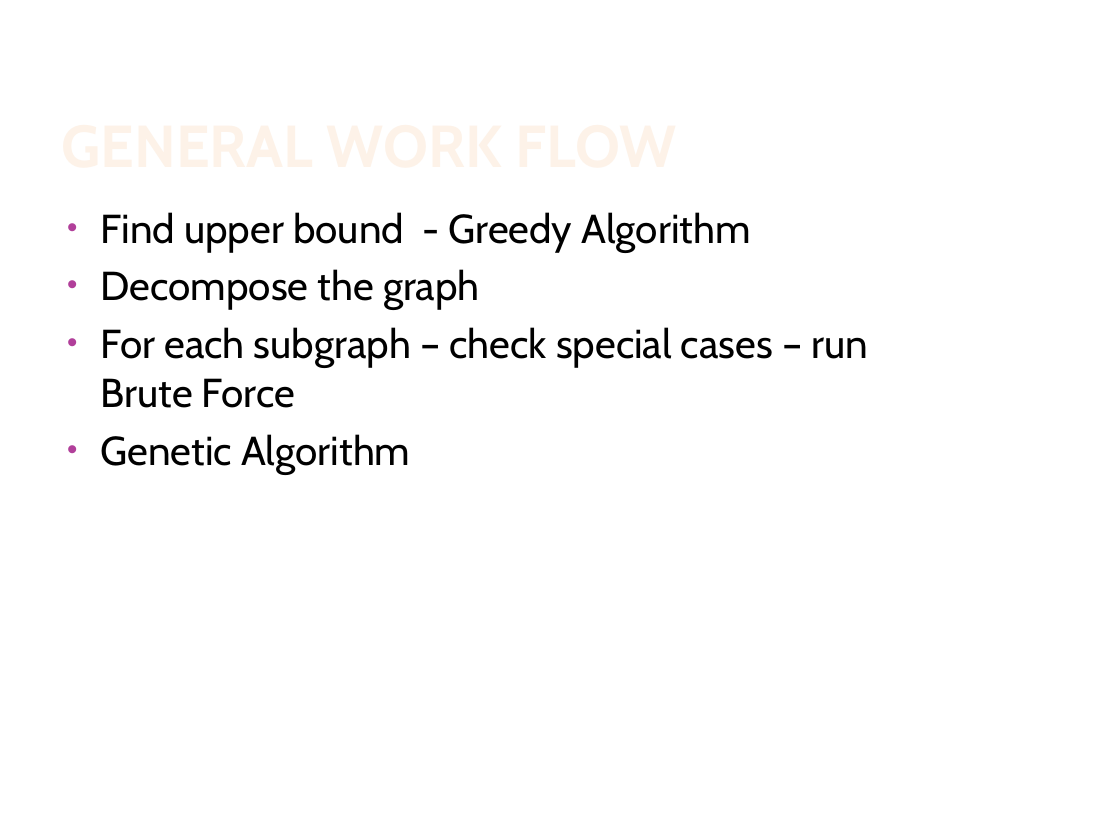
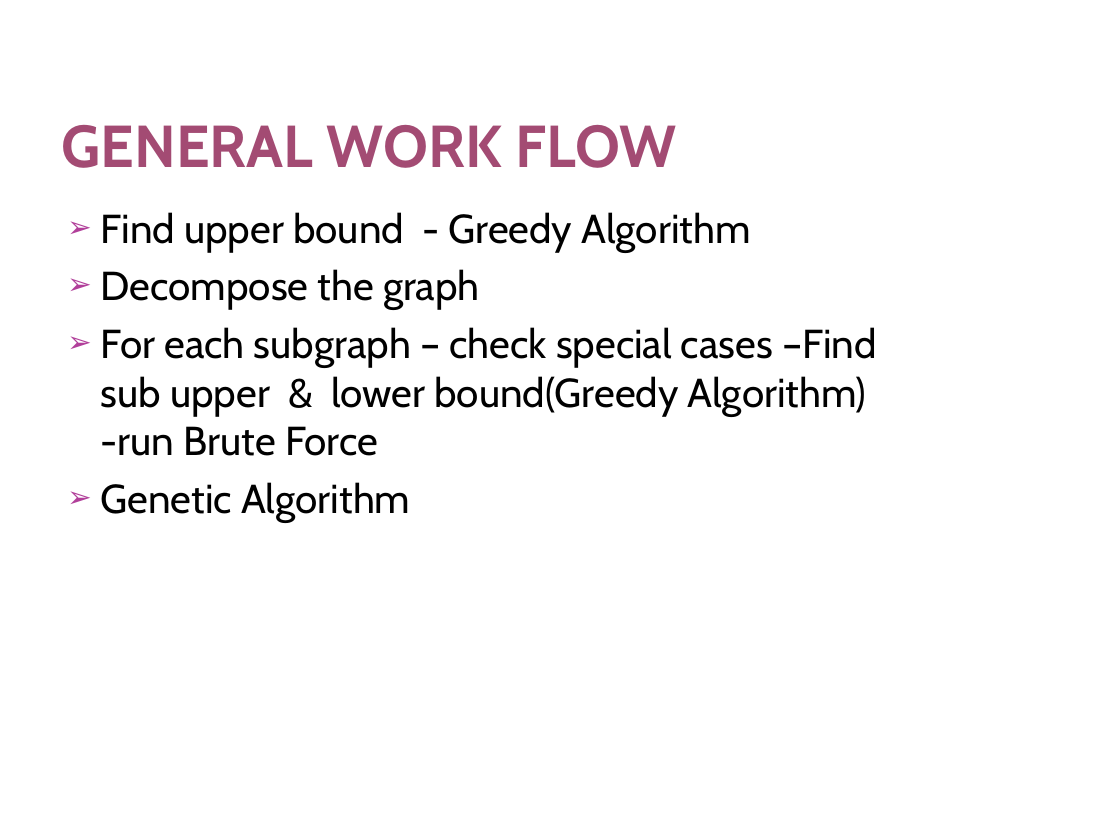
Before and after one commit to diagnoza/develop-, a slide deck: slide 5 of Project1-1/Phase3/Presentation-Phase3.pptx. Drawn at 1120x840 pixels with LibreOffice and Linux fonts; fonts in the diff are those of the drawing; background and template pictures are left out. Boxes give left, top, right and bottom in pixels: in the first picture for what was removed or moved away, otherwise in the second. Text is boxed around its words. In the diff, an @@ line names an element or a change of style, - is before the commit and + after.

```diff
--- a/Project1-1/Phase3/Presentation-Phase3.pptx
+++ b/Project1-1/Phase3/Presentation-Phase3.pptx
@@ title "GENERAL WORK FLOW" at bbox=[62, 125, 676, 168]: text colour gradient #FEF7F1 to #FEF3E8 to #FBCF9C to #F9B94C to #A34B73 @@
@@ text at bbox=[101, 212, 750, 523]: bullet • to ➢ @@
@@ text at bbox=[101, 327, 877, 456]: text changed @@
-• For each subgraph – check special cases – run Brute Force
+➢ For each subgraph – check special cases –Find sub upper & lower bound(Greedy Algorithm) -run Brute Force
```
Also in this commit, not shown: 15 other slides changed.
